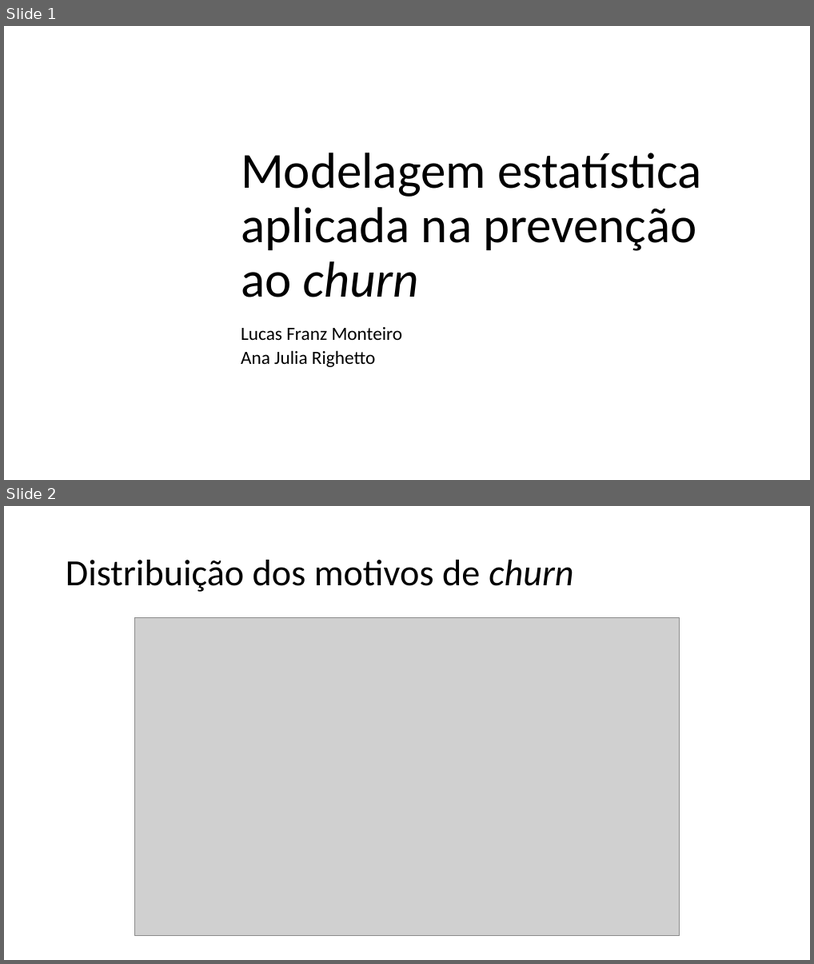
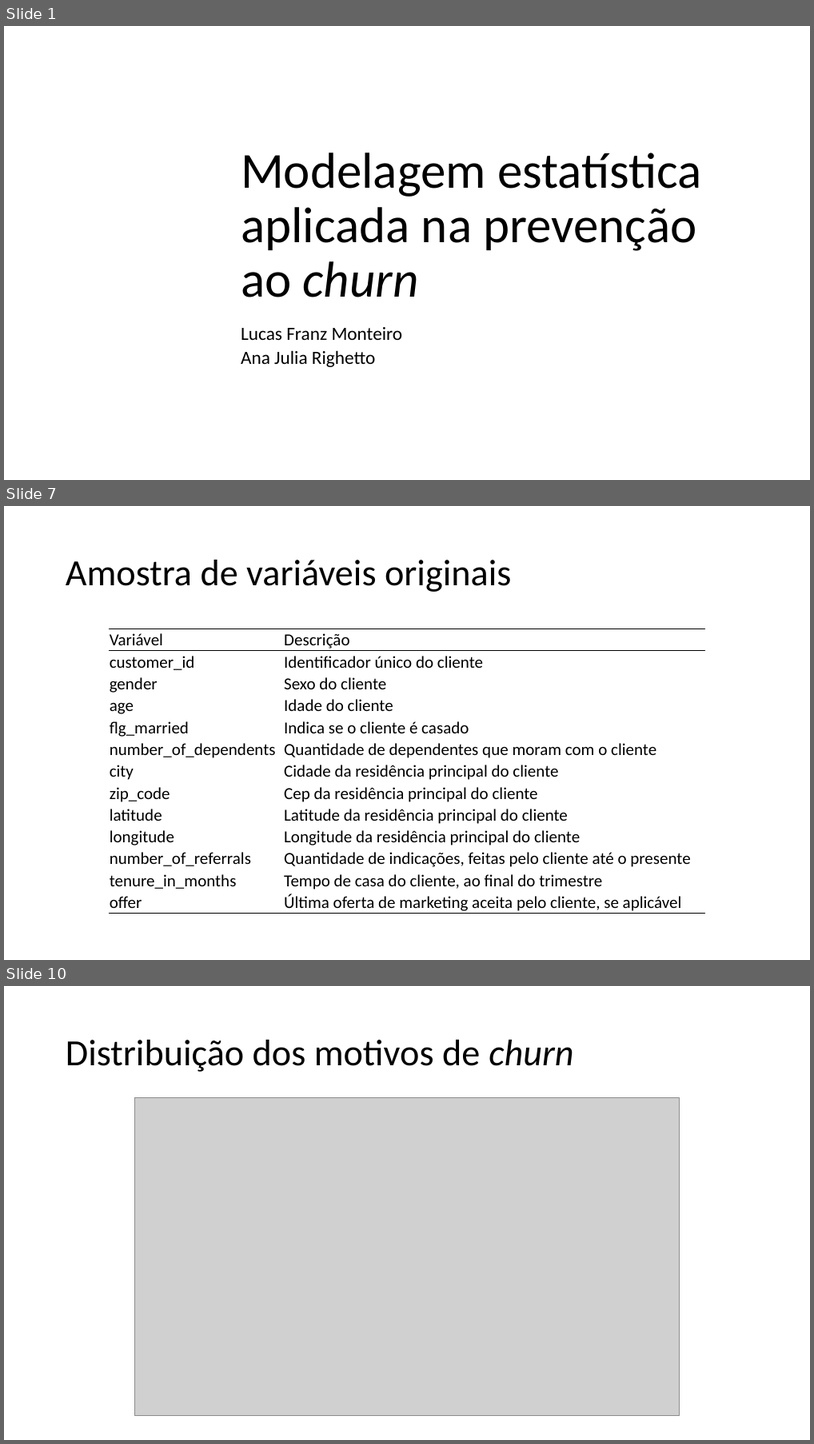
Before and after one commit to franzmonteiro/new_telco_churn, a slide deck: apresentacao.pptx. Shown one above the other, each under a label of ours: slides 1 and 2 before the commit, slides 1, 7 and 10 after it; the slides between them are not shown. The pictures are 814x964 and 814x1444 pixels, drawn with LibreOffice and Linux fonts; fonts in the diff are those of the drawing; grey boxes stand for pictures; background and template pictures are left out. Boxes give left, top, right and bottom in pixels: in the first picture for what was removed or moved away, otherwise in the second. Text is boxed around its words. In the diff, an @@ line names an element or a change of style, - is before the commit and + after.

```diff
--- a/apresentacao.pptx
+++ b/apresentacao.pptx
@@ slide 7 added at (4, 506, 810, 960), background picture (left out) @@
@@ title added at (66, 560, 511, 592), 44 pt, text #000000 @@
+Amostra de variáveis originais
@@ table added at (110, 629, 706, 914), 13 rows, 2 columns @@
+Variável | Descrição
+customer_id | Identificador único do cliente
+gender | Sexo do cliente
+age | Idade do cliente
+flg_married | Indica se o cliente é casado
+number_of_dependents | Quantidade de dependentes que moram com o cliente
+city | Cidade da residência principal do cliente
+zip_code | Cep da residência principal do cliente
+latitude | Latitude da residência principal do cliente
+longitude | Longitude da residência principal do cliente
+number_of_referrals | Quantidade de indicações, feitas pelo cliente até o presente
+tenure_in_months | Tempo de casa do cliente, ao final do trimestre
+offer | Última oferta de marketing aceita pelo cliente, se aplicável
@@ what was slide 2 is now slide 10 @@
```
Also in this commit, not shown: 9 slides changed, 10 other slides added, 8 slides removed.
